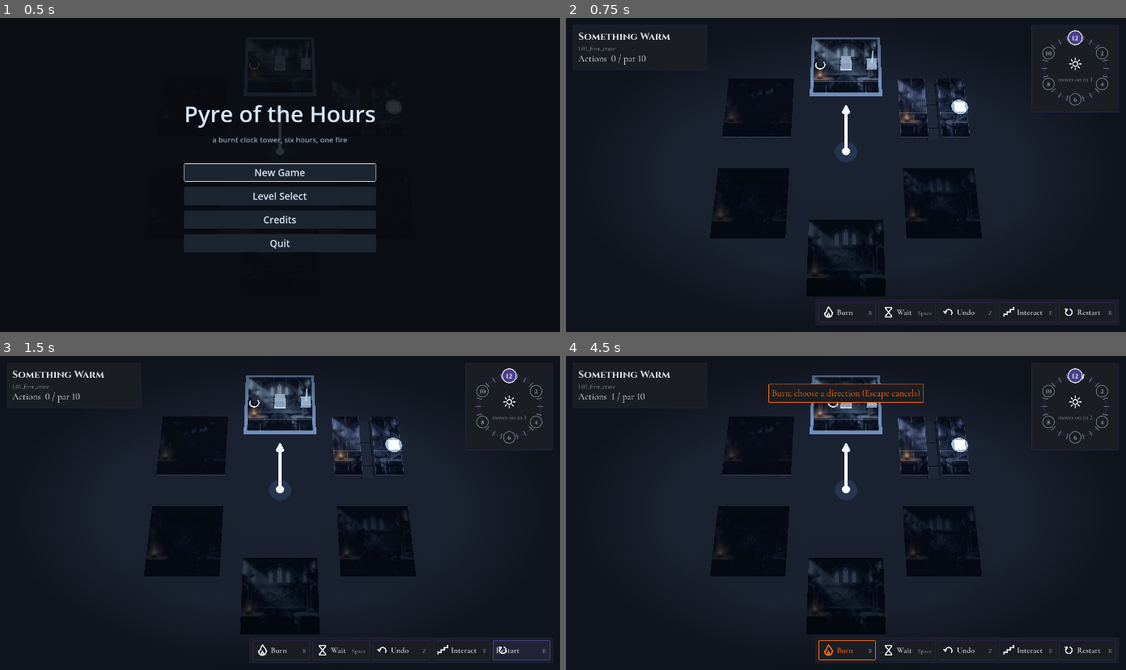
Above: before the commit, frames 1-4 (two rows, left to right).
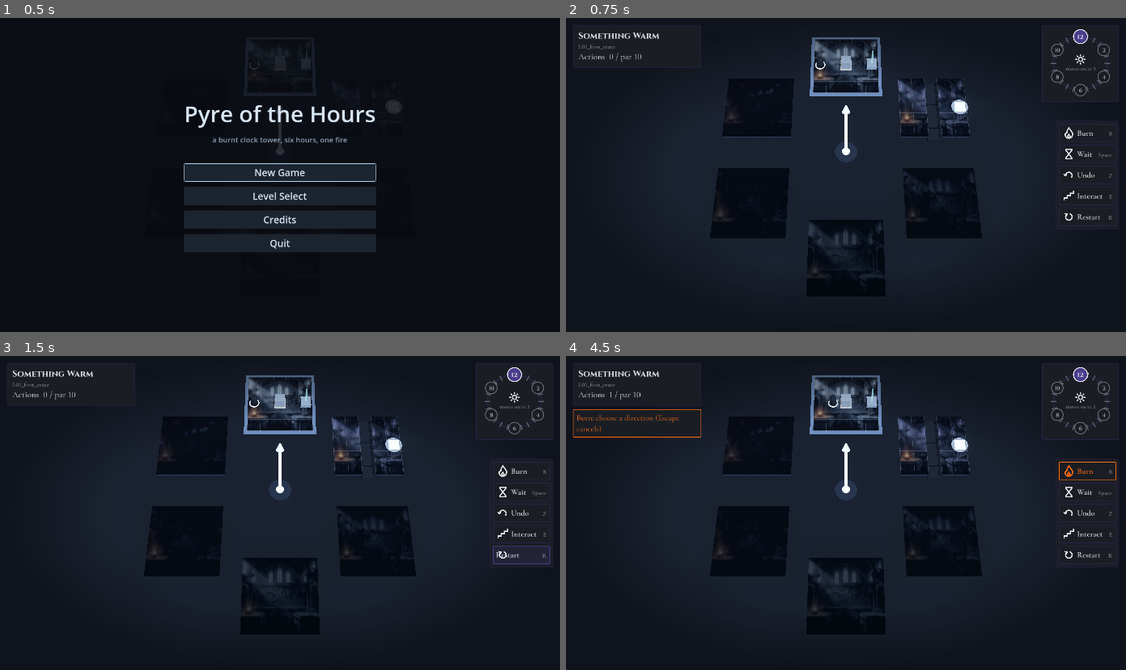
Above: after the commit, the same moments.

Repository: mariam-r23/Pyres_of_the_hours_NasCon
Game: Godot game, scene res://presentation/main.tscn
Same seed, same stepped clock (60 frames per second), same inputs: the game is played once before the commit and once after it.
Inputs (mouse positions are in pixels of both pictures, inside the frame that each line leads up to):
- Up to frame 1 (0.5 s): no input
- Up to frame 2 (0.75 s): click "New Game" at 0.5 s
- Up to frame 3 (1.5 s): click "Restart" at 1.25 s
- Up to frame 4 (4.5 s): click "Restart" at 2 s; click "Restart" at 2.75 s; click "Undo" at 3.5 s; tap Enter at 4.25 s; move the mouse to (969, 497) at 4.27 s; hold Right from 4.28 s (still down); tap B at 4.35 s

Frame 1 is identical in both runs. In frame 2, 2.5% of the frame differs, in the area x 1-99%, y 2-98%; in frame 3, 3.2%; in frame 4, 3.7%.

Commit message:
feat(ui): HUD edges-only layout (left column, dial, action column) that stays on screen
Co-Authored-By: Claude Opus 5.5 <noreply@anthropic.com>

Diff:
--- a/ui/dialogue_box.gd
+++ b/ui/dialogue_box.gd
@@ -34,9 +34,9 @@
 ## that replace on_solve or follow the ending choice).
 const INTERRUPTING := ["on_solve", "on_fail", "on_choice", "on_reveal", "on_ending_wind", "on_ending_burn"]
 
-## Bottom left, narrow enough to stay clear of the 6 o'clock room and the action bar.
-const BOX_SIZE := Vector2(800, 276)
-const PORTRAIT_SLOT := Vector2(260, 250)
+## Bottom left, narrow enough to stay clear of the 6 and 8 o'clock rooms.
+const BOX_SIZE := Vector2(740, 260)
+const PORTRAIT_SLOT := Vector2(236, 236)
 
 static var _id_by_text: Dictionary = {}
 
--- a/ui/hud.gd
+++ b/ui/hud.gd
@@ -11,6 +11,19 @@
 const Icons := preload("res://ui/icons.gd")
 const SunDial := preload("res://ui/sun_dial.gd")
 const Sun := preload("res://core/sun.gd")
+
+## Layout (design pixels on the 1920x1080 canvas; with the window's content
+## scale in "expand" mode the canvas only ever grows, and every panel is anchored
+## to its corner or edge, so the HUD stays fully on screen at any size or aspect).
+## The 3D overview is framed to keep the rooms out of these zones (reserved_rects).
+const MARGIN := 24.0
+## Left column: title panel, then the rejection line and the hint under it.
+const LEFT_COLUMN_WIDTH := 440.0
+const LEFT_COLUMN_HEIGHT := 400.0
+const DIAL_PANEL_SIZE := 264.0
+## Right edge, vertically centered: the action bar as a column.
+const BAR_WIDTH := 216.0
+const BAR_HEIGHT := 380.0
 
 ## Seconds the rejection line stays fully visible, then fades.
 const FEEDBACK_HOLD := 2.0
@@ -69,6 +82,16 @@
 
 # --- Pure helpers -------------------------------------------------------------
 
+## The screen zones the HUD may cover for a canvas of `size` (design pixels):
+## {title (left column with the toasts), dial, bar}. Rooms must stay out of them.
+static func reserved_rects(size: Vector2) -> Dictionary:
+	return {
+		"left": Rect2(0, 0, MARGIN + LEFT_COLUMN_WIDTH + MARGIN, MARGIN + LEFT_COLUMN_HEIGHT),
+		"dial": Rect2(size.x - DIAL_PANEL_SIZE - 2.0 * MARGIN, 0, DIAL_PANEL_SIZE + 2.0 * MARGIN, DIAL_PANEL_SIZE + 2.0 * MARGIN),
+		"bar": Rect2(size.x - BAR_WIDTH - 2.0 * MARGIN, size.y / 2.0 - BAR_HEIGHT / 2.0 - MARGIN, BAR_WIDTH + 2.0 * MARGIN, BAR_HEIGHT + 2.0 * MARGIN),
+	}
+
+
 ## "Actions 3 / par 10" ("par -" when the level has none).
 static func actions_text(used: int, par: int) -> String:
 	return "Actions  %d / par %s" % [used, str(par) if par >= 0 else "-"]
@@ -165,74 +188,78 @@
 # --- Build --------------------------------------------------------------------
 
 func _build() -> void:
-	# Top left: title, id, actions.
+	# Top left: one column with the title panel, then the rejection line and the
+	# stair / burn hint under it (all clear of the clock).
+	var left := VBoxContainer.new()
+	left.mouse_filter = Control.MOUSE_FILTER_IGNORE
+	left.set_anchors_and_offsets_preset(Control.PRESET_TOP_LEFT)
+	left.offset_left = MARGIN
+	left.offset_top = MARGIN
+	left.custom_minimum_size = Vector2(LEFT_COLUMN_WIDTH, 0)
+	left.add_theme_constant_override("separation", 12)
+	add_child(left)
 	var info_panel := PanelContainer.new()
 	info_panel.mouse_filter = Control.MOUSE_FILTER_IGNORE
 	info_panel.add_theme_stylebox_override("panel", UiTheme.panel_box(UiTheme.color("panel"), UiTheme.color("shadow_dark"), 18))
-	info_panel.position = Vector2(24, 24)
-	info_panel.custom_minimum_size = Vector2(460, 0)
-	add_child(info_panel)
+	left.add_child(info_panel)
 	var info_col := VBoxContainer.new()
 	info_col.mouse_filter = Control.MOUSE_FILTER_IGNORE
 	info_col.add_theme_constant_override("separation", 2)
 	info_panel.add_child(info_col)
-	title_label = UiTheme.label("", "heading", 34)
+	title_label = UiTheme.label("", "heading", 30)
+	title_label.autowrap_mode = TextServer.AUTOWRAP_WORD_SMART  # a long title wraps, never widens
 	id_label = UiTheme.label("", "body", 22, UiTheme.color("text_dim"))
-	actions_label = UiTheme.label(actions_text(0, -1), "body", 32)
+	actions_label = UiTheme.label(actions_text(0, -1), "body", 30)
 	for l in [title_label, id_label, actions_label]:
 		info_col.add_child(l)
+	feedback_panel = _toast_panel(left)
+	feedback_label = feedback_panel.get_child(0)
+	hint_panel = _toast_panel(left)
+	hint_label = hint_panel.get_child(0)
+	feedback_panel.visible = false
+	hint_panel.visible = false
 
 	# Top right: the sun dial.
 	var dial_panel := PanelContainer.new()
 	dial_panel.mouse_filter = Control.MOUSE_FILTER_IGNORE
 	dial_panel.add_theme_stylebox_override("panel", UiTheme.panel_box(UiTheme.color("panel"), UiTheme.color("shadow_dark"), 8))
 	dial_panel.set_anchors_and_offsets_preset(Control.PRESET_TOP_RIGHT)
-	dial_panel.offset_left = -24 - 300
-	dial_panel.offset_right = -24
-	dial_panel.offset_top = 24
-	dial_panel.offset_bottom = 24 + 300
+	dial_panel.offset_left = -MARGIN - DIAL_PANEL_SIZE
+	dial_panel.offset_right = -MARGIN
+	dial_panel.offset_top = MARGIN
+	dial_panel.offset_bottom = MARGIN + DIAL_PANEL_SIZE
 	add_child(dial_panel)
 	dial = SunDial.new()
+	dial.custom_minimum_size = Vector2(DIAL_PANEL_SIZE - 16.0, DIAL_PANEL_SIZE - 16.0)
 	dial_panel.add_child(dial)
 
-	# Top center: the rejection line, and under it the stair / burn hint.
-	feedback_panel = _toast_panel(24)
-	feedback_label = feedback_panel.get_child(0)
-	hint_panel = _toast_panel(96)
-	hint_label = hint_panel.get_child(0)
-	feedback_panel.visible = false
-	hint_panel.visible = false
-
-	# Bottom center: the action bar.
+	# Right edge, vertically centered: the action bar as a column, so the bottom
+	# of the screen stays free for the 6 o'clock room and Cinder's box.
 	var bar := PanelContainer.new()
 	bar.mouse_filter = Control.MOUSE_FILTER_IGNORE
 	bar.add_theme_stylebox_override("panel", UiTheme.panel_box(UiTheme.color("panel"), UiTheme.color("shadow_dark"), 10))
-	# Bottom right, so the bottom left stays free for Cinder's dialogue box.
-	bar.set_anchors_and_offsets_preset(Control.PRESET_BOTTOM_RIGHT)
+	bar.set_anchors_and_offsets_preset(Control.PRESET_CENTER_RIGHT)
 	bar.grow_horizontal = Control.GROW_DIRECTION_BEGIN
-	bar.grow_vertical = Control.GROW_DIRECTION_BEGIN
-	bar.offset_right = -24
-	bar.offset_bottom = -24
+	bar.grow_vertical = Control.GROW_DIRECTION_BOTH
+	bar.offset_right = -MARGIN
 	add_child(bar)
-	var row := HBoxContainer.new()
-	row.mouse_filter = Control.MOUSE_FILTER_IGNORE
-	row.add_theme_constant_override("separation", 10)
-	bar.add_child(row)
+	var column := VBoxContainer.new()
+	column.mouse_filter = Control.MOUSE_FILTER_IGNORE
+	column.add_theme_constant_override("separation", 8)
+	bar.add_child(column)
 	for spec in ACTIONS:
 		var item := _action_item(spec)
 		action_items[spec["id"]] = item
-		row.add_child(item)
-
-
-func _toast_panel(top: float) -> PanelContainer:
+		column.add_child(item)
+
+
+func _toast_panel(parent: Control) -> PanelContainer:
 	var panel := PanelContainer.new()
 	panel.mouse_filter = Control.MOUSE_FILTER_IGNORE
 	panel.add_theme_stylebox_override("panel", UiTheme.panel_box(UiTheme.color("panel"), UiTheme.color("shadow_dark"), 12))
-	panel.set_anchors_and_offsets_preset(Control.PRESET_CENTER_TOP)
-	panel.grow_horizontal = Control.GROW_DIRECTION_BOTH
-	panel.offset_top = top
-	add_child(panel)
-	var label := UiTheme.label("", "body", 32, UiTheme.NONE, HORIZONTAL_ALIGNMENT_CENTER)
+	parent.add_child(panel)
+	var label := UiTheme.label("", "body", 28)
+	label.autowrap_mode = TextServer.AUTOWRAP_WORD_SMART
 	panel.add_child(label)
 	return panel
 
@@ -249,7 +276,7 @@
 	var item := Button.new()
 	item.text = spec["label"]
 	item.focus_mode = Control.FOCUS_NONE  # Space / Enter must never click it
-	item.custom_minimum_size = Vector2(196, 68)
+	item.custom_minimum_size = Vector2(BAR_WIDTH - 20.0, 64)
 	item.alignment = HORIZONTAL_ALIGNMENT_LEFT
 	UiTheme.style_button(item, UiTheme.color("shadow_light"))
 	item.add_theme_stylebox_override("normal", _item_box(UiTheme.color("shadow_dark")))
--- a/ui/sun_dial.gd
+++ b/ui/sun_dial.gd
@@ -18,7 +18,7 @@
 
 func _init() -> void:
 	mouse_filter = Control.MOUSE_FILTER_IGNORE
-	custom_minimum_size = Vector2(280, 280)
+	custom_minimum_size = Vector2(248, 248)
 
 
 ## Angle of an hour marker, clockwise from the top. Hour index 0..5.
@@ -68,7 +68,7 @@
 
 func _draw() -> void:
 	var center := size / 2.0
-	var radius := minf(size.x, size.y) / 2.0 - 36.0
+	var radius := minf(size.x, size.y) / 2.0 - 32.0
 	var dim := UiTheme.color("text_dim")
 	var pale := UiTheme.color("text")
 	var dark := UiTheme.color("shadow_dark")
@@ -99,8 +99,9 @@
 		draw_string(font, p + Vector2(-w.x / 2.0, w.y * 0.28), text, HORIZONTAL_ALIGNMENT_LEFT, -1, fs,
 			pale if (h == current or passed) else dim)
 	# Center: the sun marker and how long until it moves.
-	Icons.draw_glyph(self, "sun", Rect2(center - Vector2(24, 40), Vector2(48, 48)), pale, 2.5)
+	Icons.draw_glyph(self, "sun", Rect2(center - Vector2(20, 34), Vector2(40, 40)), pale, 2.5)
 	var body := UiTheme.font("body")
 	var caption := "dial complete" if current == -1 else "moves on in %d" % actions_to_next
-	var cw := body.get_string_size(caption, HORIZONTAL_ALIGNMENT_LEFT, -1, 22)
-	draw_string(body, center + Vector2(-cw.x / 2.0, 44.0), caption, HORIZONTAL_ALIGNMENT_LEFT, -1, 22, dim)
+	# Small and just under the sun, so it stays between the 8 and 4 markers.
+	var cw := body.get_string_size(caption, HORIZONTAL_ALIGNMENT_LEFT, -1, 19)
+	draw_string(body, center + Vector2(-cw.x / 2.0, 24.0), caption, HORIZONTAL_ALIGNMENT_LEFT, -1, 19, dim)
